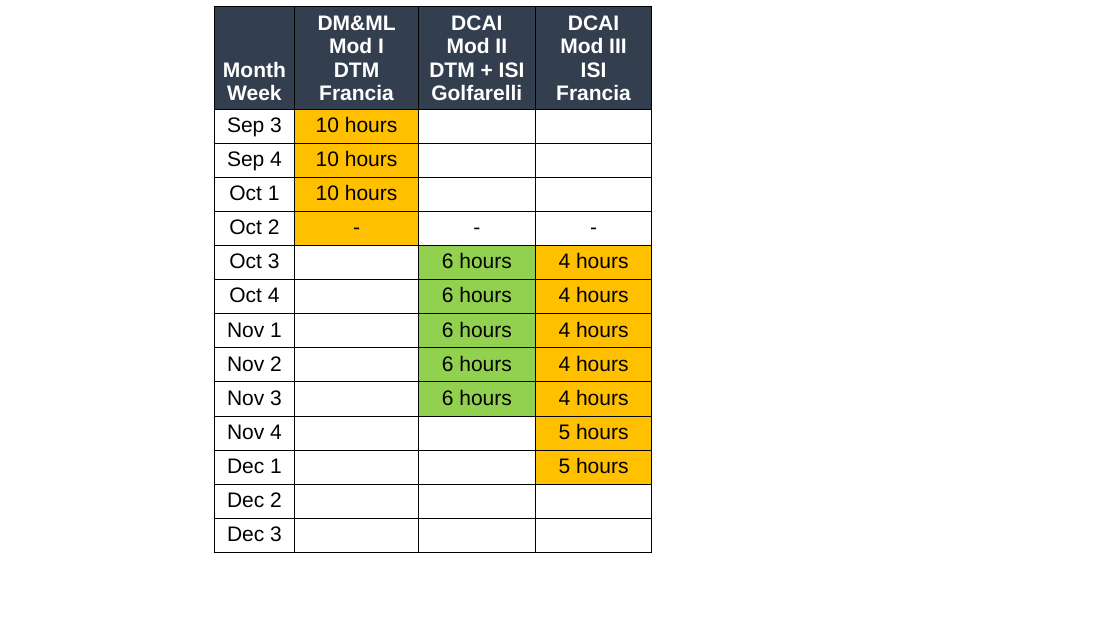
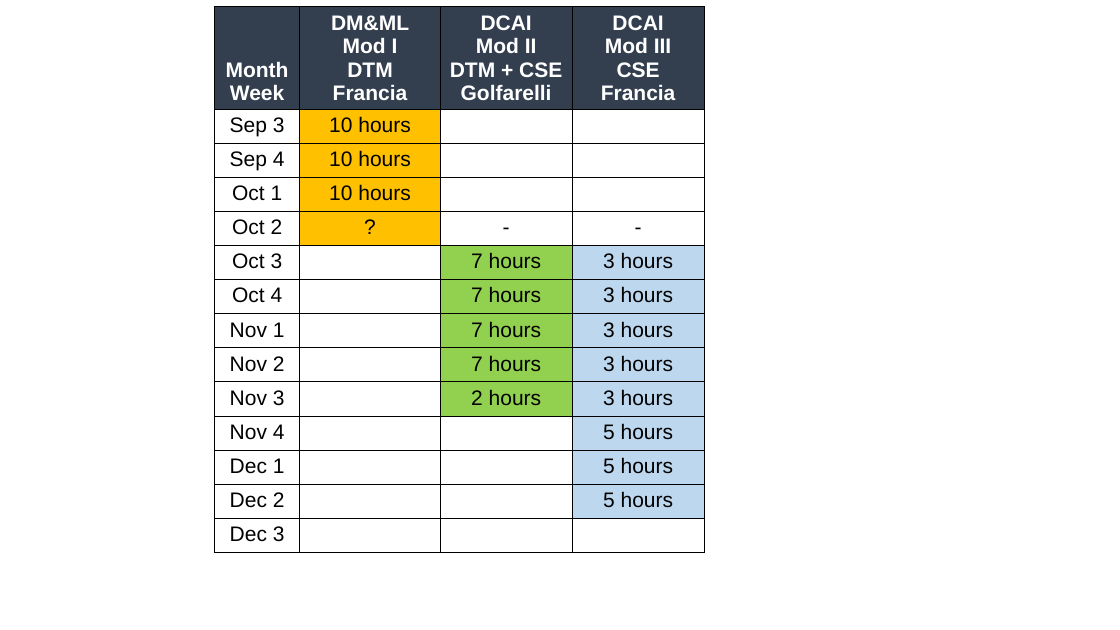
Before and after one commit to w4bo/AA2627-unibo-mldm, a slide deck: slide 19 of slides/img/figures.pptx. Drawn at 1120x630 pixels with LibreOffice and Linux fonts; fonts in the diff are those of the drawing. Boxes give left, top, right and bottom in pixels: in the first picture for what was removed or moved away, otherwise in the second. Text is boxed around its words. In the diff, an @@ line names an element or a change of style, - is before the commit and + after.

```diff
--- a/slides/img/figures.pptx
+++ b/slides/img/figures.pptx
@@ table at box(214, 7, 704, 559) @@
-row 1, column 3: DCAI / Mod II DTM + ISI Golfarelli
+row 1, column 3: DCAI / Mod II DTM + CSE Golfarelli
-row 1, column 4: DCAI Mod III ISI Francia
+row 1, column 4: DCAI Mod III CSE Francia
-row 5, column 2: -
+row 5, column 2: ?
-row 6, column 3: 6 hours
+row 6, column 3: 7 hours
-row 6, column 4: 4 hours
+row 6, column 4: 3 hours
-row 7, column 3: 6 hours
+row 7, column 3: 7 hours
-row 7, column 4: 4 hours
+row 7, column 4: 3 hours
-row 8, column 3: 6 hours
+row 8, column 3: 7 hours
-row 8, column 4: 4 hours
+row 8, column 4: 3 hours
-row 9, column 3: 6 hours
+row 9, column 3: 7 hours
-row 9, column 4: 4 hours
+row 9, column 4: 3 hours
-row 10, column 3: 6 hours
+row 10, column 3: 2 hours
-row 10, column 4: 4 hours
+row 10, column 4: 3 hours
-row 13, column 4: 
+row 13, column 4: 5 hours
@@ fill #FFC000 to #BDD7EE in 7 cells @@
@@ table: place and size @@
-table at box(214, 7, 653, 559)
+table at box(214, 7, 704, 559)
```
Also in this commit, not shown: 2 other files.
